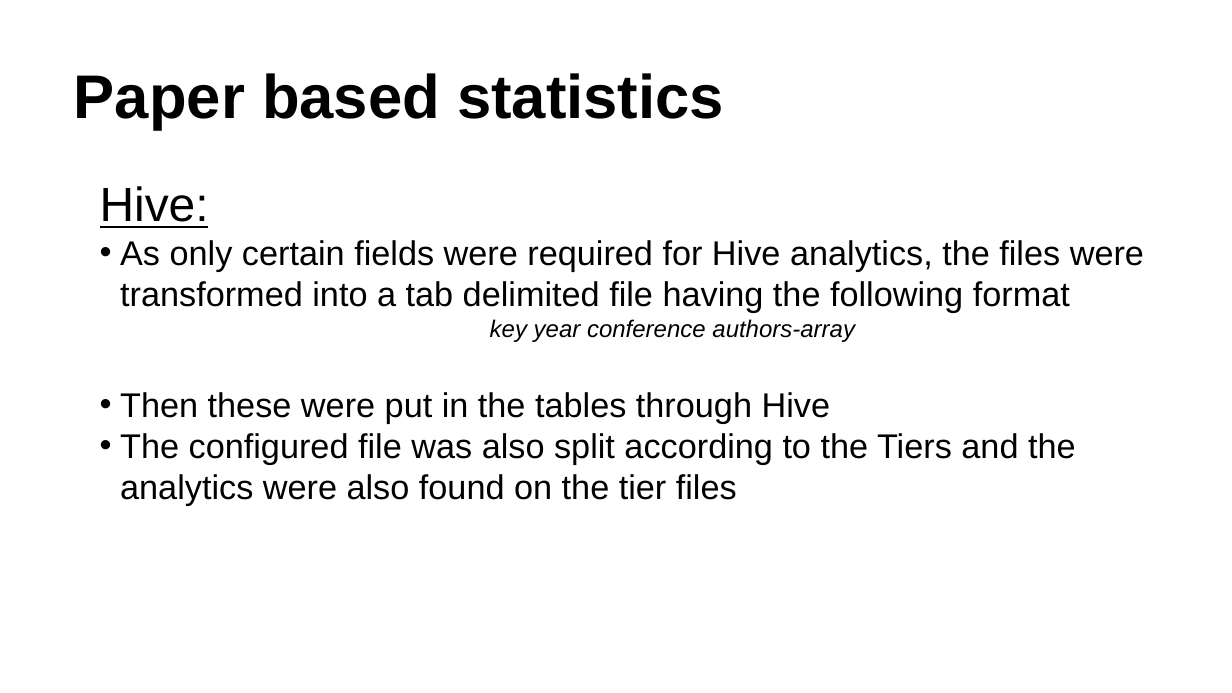
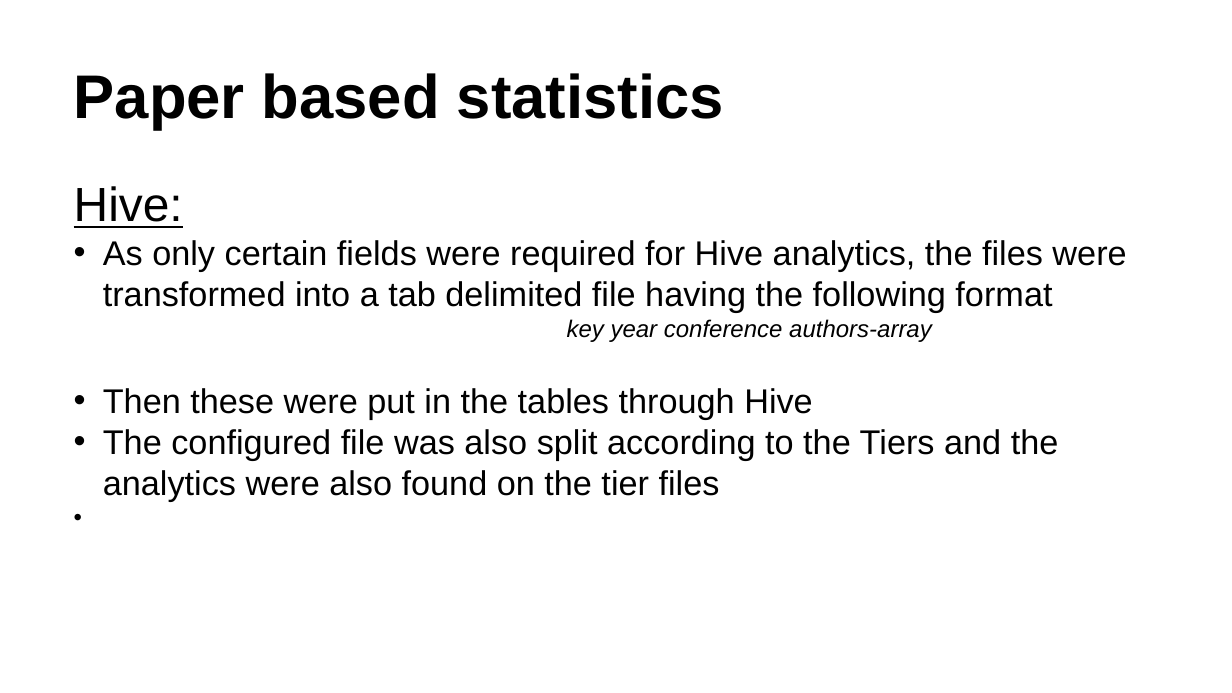
Before and after one commit to ag3859/RTBDProject, a slide deck: slide 16 of RTBD.pptx. Drawn at 1232x693 pixels with LibreOffice and Linux fonts; fonts in the diff are those of the drawing. Boxes give left, top, right and bottom in pixels: in the first picture for what was removed or moved away, otherwise in the second. Text is boxed around its words. In the diff, an @@ line names an element or a change of style, - is before the commit and + after.

```diff
--- a/RTBD.pptx
+++ b/RTBD.pptx
@@ text "Hive:" at [74, 186, 1126, 502]: indent changed @@
```
Also in this commit, not shown: 14 other slides changed, 1 slide added, 1 other file.
